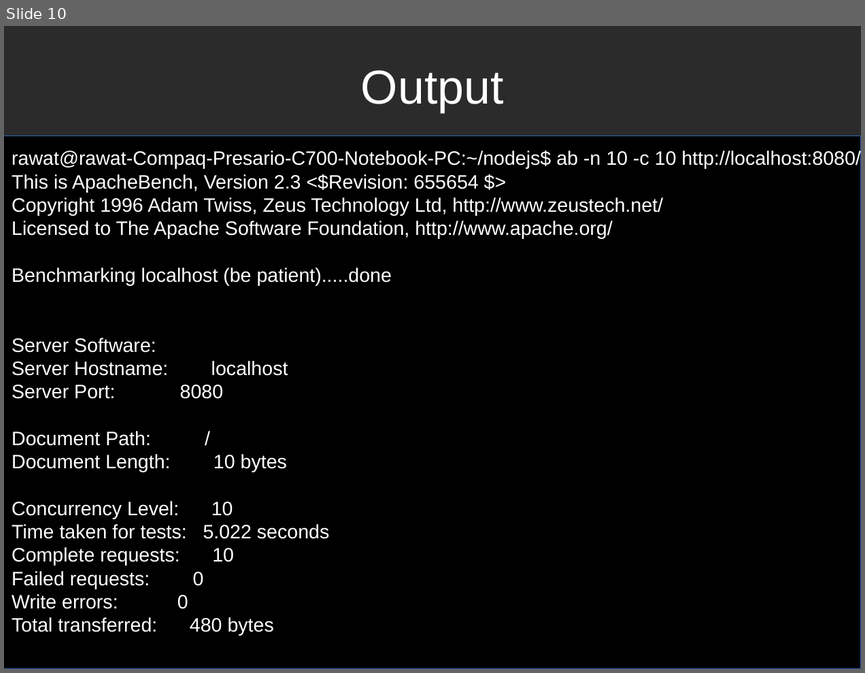
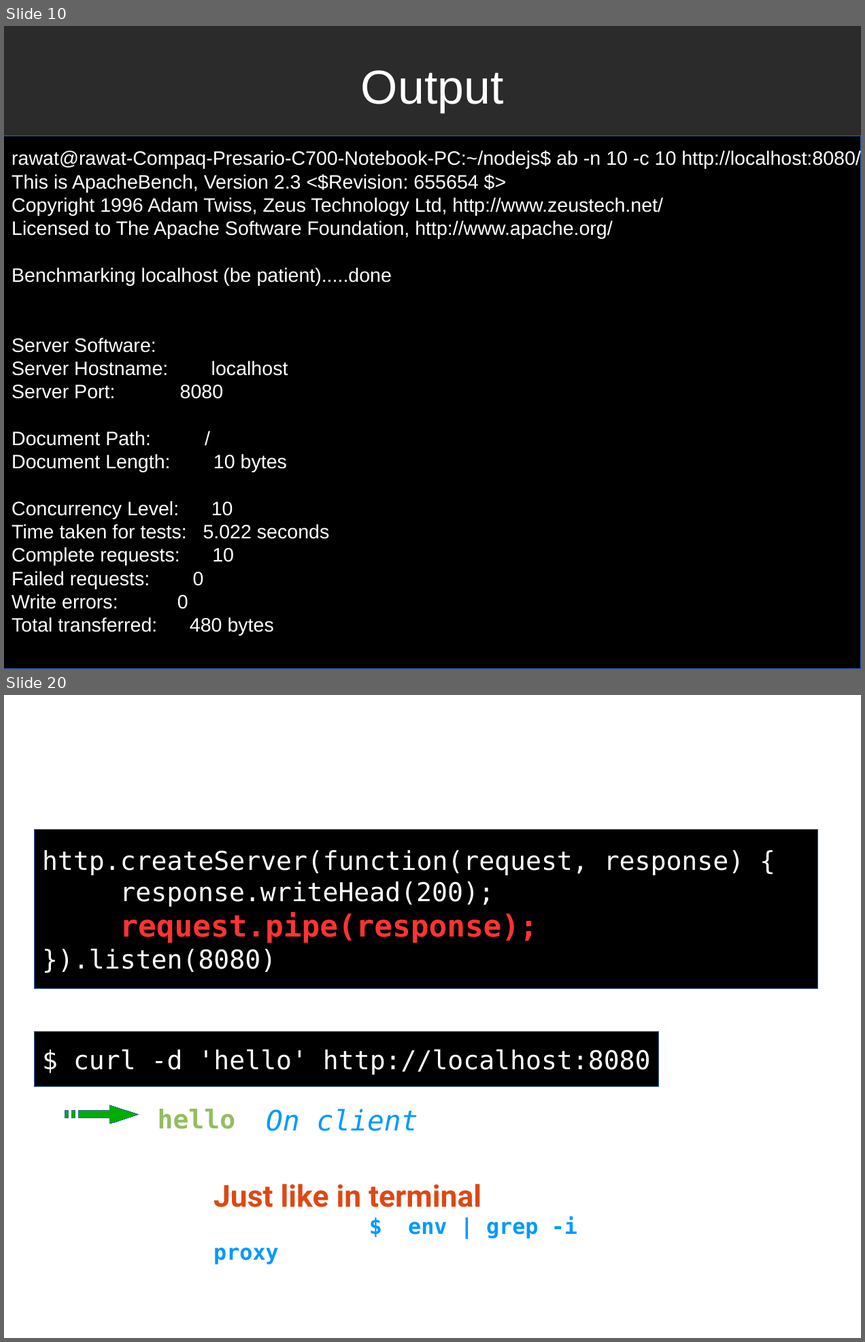
Before and after one commit to pkrawat1/nodejs, a slide deck: josh_talk.odp. Shown one above the other, each under a label of ours: slide 10 before the commit, slides 10 and 20 after it; the slides between them are not shown. The pictures are 865x673 and 865x1342 pixels, drawn with LibreOffice and Linux fonts; fonts in the diff are those of the drawing; background and template pictures are left out; a plain dark background stands for a picture behind light text. Boxes give left, top, right and bottom in pixels: in the first picture for what was removed or moved away, otherwise in the second. Text is boxed around its words. In the diff, an @@ line names an element or a change of style, - is before the commit and + after.

```diff
--- a/josh_talk.odp
+++ b/josh_talk.odp
@@ slide 20 added at (x1=4, y1=695, x2=861, y2=1338), background picture (left out) @@
@@ title added at (x1=47, y1=721, x2=818, y2=787), 44 pt, text #FFFFFF @@
+ECHO SERVER
@@ rectangle added at (x1=35, y1=830, x2=818, y2=989), fill #000000, outline #3465AF 0 pt, 24 pt, text #FFFFFF @@
+http.createServer(function(request, response) {
+response.writeHead(200);
+request.pipe(response);
+}).listen(8080)
@@ rectangle added at (x1=35, y1=1032, x2=659, y2=1087), fill #000000, outline #3465AF 0 pt, 24 pt, text #FFFFFF @@
+$ curl -d 'hello' http://localhost:8080
@@ freeform shape added at (x1=65, y1=1106, x2=139, y2=1124), fill #00AE00, outline #3465AF 0 pt @@
@@ text added at (x1=158, y1=1108, x2=236, y2=1129), 24 pt, text #94BD5E, bold @@
+hello
@@ text added at (x1=266, y1=1108, x2=418, y2=1131), 26 pt, text #0099FF, italic @@
+On client
@@ text added at (x1=213, y1=1183, x2=577, y2=1238), 28 pt, text #DD4814, bold @@
+Just like in terminal
+$ env | grep -i proxy
```
Also in this commit, not shown: 13 other slides added, 1 slide removed, 2 other files.
